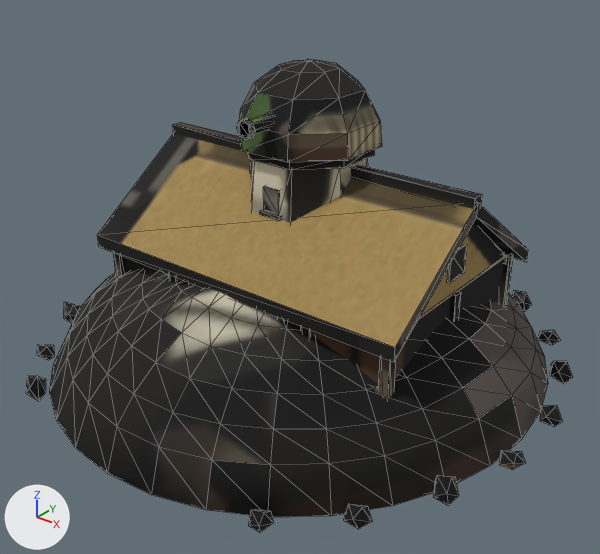
Renders of the glTF model public/game3d/threeroads/kits/valley.glb from each side of a commit.
Camera for both pictures: a 50 mm camera at (15.74, -20.12, 15.07) aimed at (-0.08, -0.34, 2.81). The axes (+X, +Y, +Z) are drawn at lower left. The lights are the same throughout. The picture after the commit comes second. Mesh edges are drawn as thin lines. Objects named as collision shapes, trigger or cutter boxes, shadow casters or lower levels of detail are left out. Vertices at exactly the same position are counted once.

In view in the first picture: 'barn_LOD0', 'barrow_mound_LOD0', 'windmill_body_LOD0'.
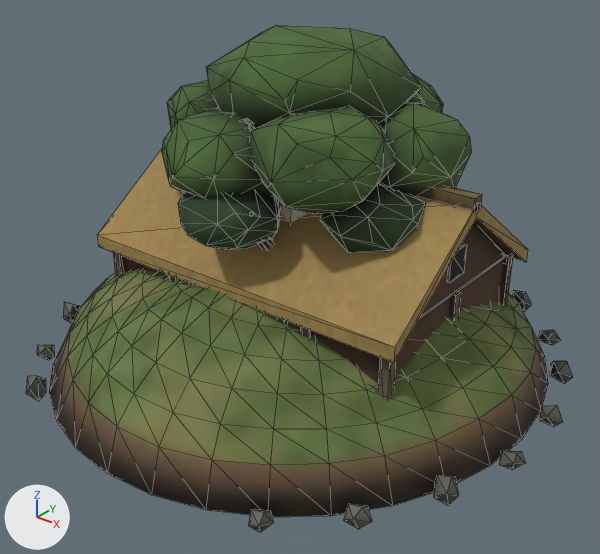
Diff of the bpy script that builds the scene:
```diff
--- a/public/game3d/threeroads/kits/valley.glb.py
+++ b/public/game3d/threeroads/kits/valley.glb.py
@@ me_barn_lod0 @@
 me_barn_lod0.from_pydata(...)  # 296 vertices, 446 faces; spans x -6.0..6.0, y -4.0..4.0, z 0.0..7.0
 # used by ob_barn_lod0; location = (0.0, 0.0, 0.0)
+# me_barn_lod0 part 1: texture (UV) coordinates of 446 of 446 faces, centred in x -6.0..6.0, y -4.0..4.0, z 0.0..7.0, changed; they spanned u 0.0..0.97, v 0.0..0.94 and now span u 0.0..0.93, v 0.0..0.97
 me_barn_lod0.materials.append(mat_valley_lit)
@@ me_barrow_mound_lod0 @@
 me_barrow_mound_lod0.from_pydata(...)  # 447 vertices, 814 faces; spans x -9.0..9.0, y -9.0..9.0, z 0.0..4.0
 # used by ob_barrow_mound_lod0; location = (0.0, 0.0, 0.0)
+# me_barrow_mound_lod0 part 2: texture (UV) coordinates of 814 of 814 faces, centred in x -8.9..8.8, y -8.8..8.9, z 0.0..3.9, changed; they spanned u 0.03..0.96, v 0.0..0.96 and now span u 0.01..0.96, v 0.0..0.95
 me_barrow_mound_lod0.materials.append(mat_valley_lit)
@@ me_windmill_body_lod0 @@
 me_windmill_body_lod0.from_pydata(...)  # 261 vertices, 450 faces; spans x -3.0..3.0, y -3.0..3.0, z 0.0..10.0
 # used by ob_windmill_body_lod0; location = (0.0, 0.0, 0.0)
+# me_windmill_body_lod0 part 3: texture (UV) coordinates of 450 of 450 faces, centred in x -3.0..3.0, y -3.0..2.97, z 0.0..10.0, changed; they spanned u 0.0..0.98, v 0.0..0.98 and now span u 0.0..0.98, v 0.0..0.97
 me_windmill_body_lod0.materials.append(mat_valley_lit)
@@ me_oath_tree_lod0 @@
+me_oath_tree_lod0.from_pydata(...)  # 1001 vertices, 1858 faces; spans x -5.0..5.0, y -5.0..5.0, z 0.0..11.0
+me_oath_tree_lod0.materials.append(mat_valley_lit)  # picture img_valley_atlas
@@ ob_oath_tree_lod0 @@
+ob_oath_tree_lod0 = bpy.data.objects.new('oath_tree_LOD0', me_oath_tree_lod0)
+ob_oath_tree_lod0.location = (0.0, 0.0, 0.0)
```

Changed parts and their boxes [x1, y1, x2, y2] in the pictures (600 x 554 px):
'oath_tree_LOD0', added (green): after [161, 25, 471, 253]
part 1 of me_barn_lod0, surface changed: before [97, 122, 528, 400]; after [97, 149, 528, 400]
part 2 of me_barrow_mound_lod0, surface changed (black to green): [26, 270, 573, 532] in both
part 3 of me_windmill_body_lod0, surface changed: before [236, 59, 382, 223]; after [240, 118, 308, 223]
